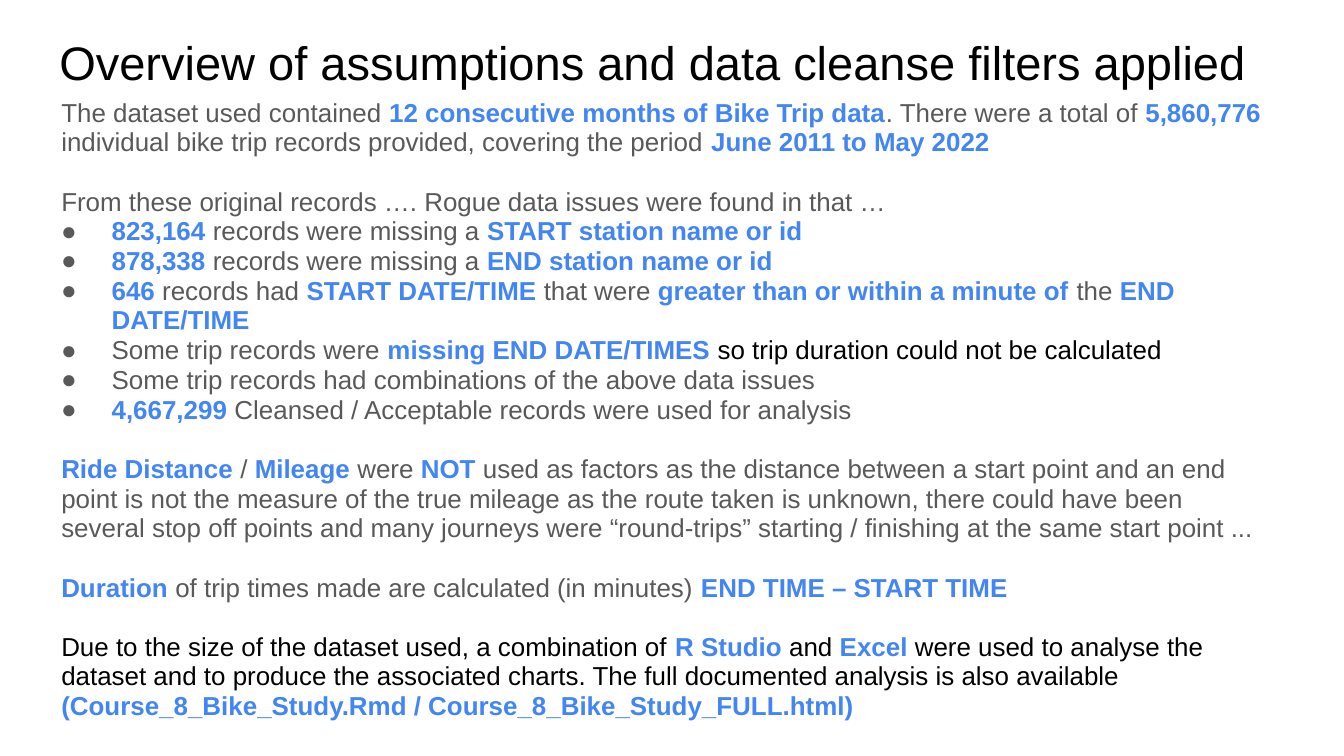
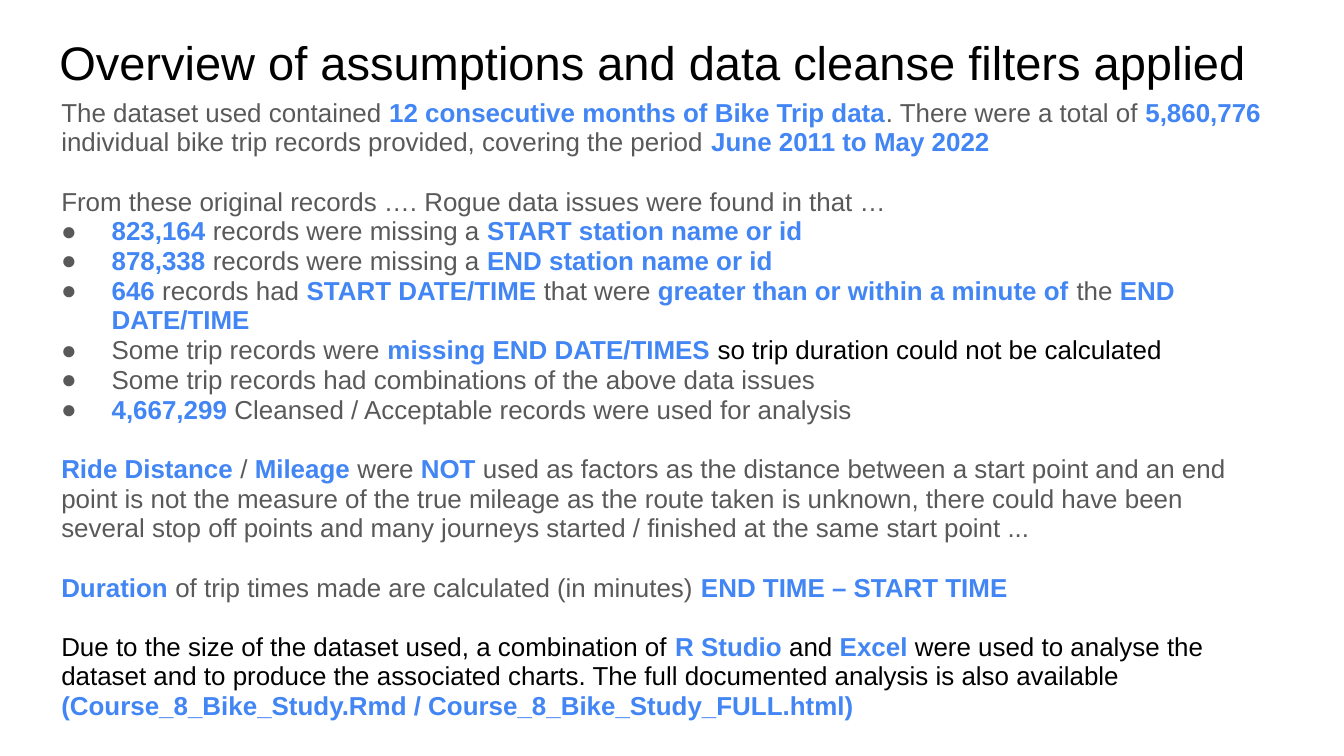
Before and after one commit to GitH2018/CC_DataAnalysis_Cyclistic.github.io, a slide deck: slide 6 of Data Analysis - Bike Trips_Readonly.ppsx. Drawn at 1344x756 pixels with LibreOffice and Linux fonts; fonts in the diff are those of the drawing. Boxes give left, top, right and bottom in pixels: in the first picture for what was removed or moved away, otherwise in the second. Text is boxed around its words. In the diff, an @@ line names an element or a change of style, - is before the commit and + after.

```diff
--- a/Data Analysis - Bike Trips_Readonly.ppsx
+++ b/Data Analysis - Bike Trips_Readonly.ppsx
@@ text at (61,459,1225,543): text changed @@
-Ride Distance / Mileage were NOT used as factors as the distance between a start point and an end point is not the measure of the true mileage as the route taken is unknown, there could have been several stop off points and many journeys were “round-trips” starting / finishing at the same start point ...
+Ride Distance / Mileage were NOT used as factors as the distance between a start point and an end point is not the measure of the true mileage as the route taken is unknown, there could have been several stop off points and many journeys started / finished at the same start point ...
```
Also in this commit, not shown: 11 other slides changed.
